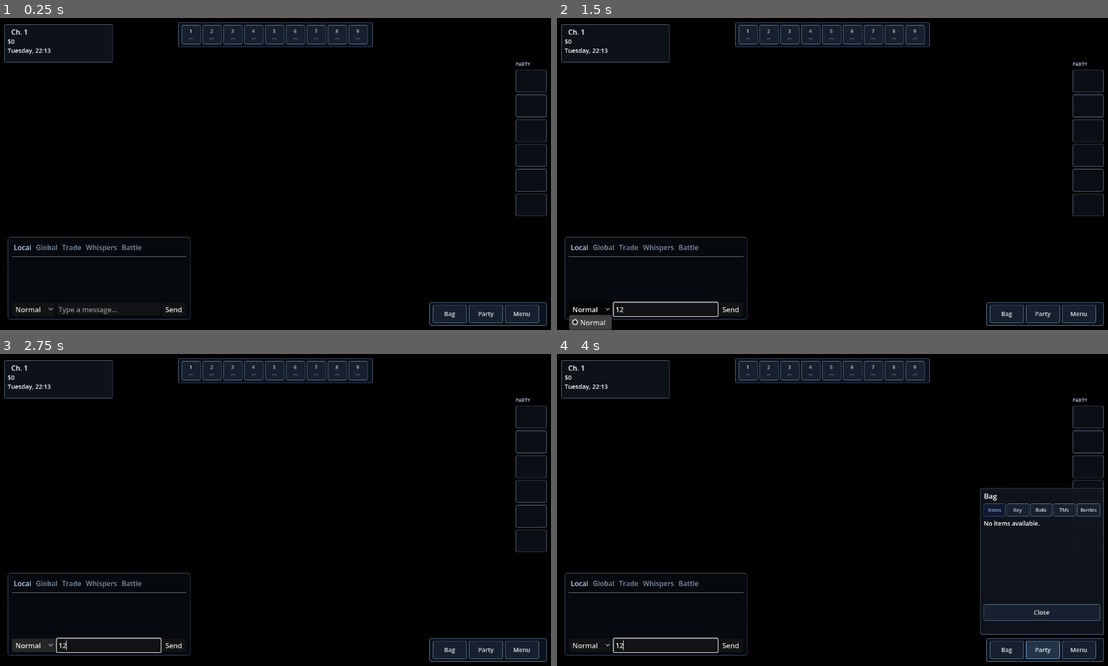
Above: before the commit, frames 1-4 (two rows, left to right).
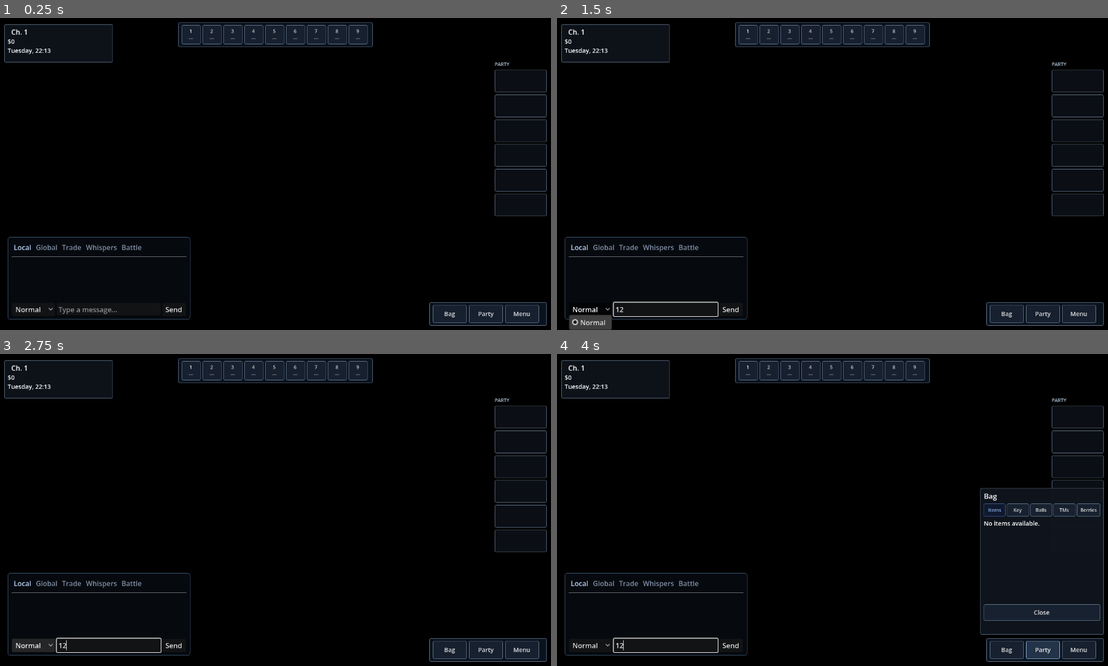
Above: after the commit, the same moments.

Repository: MorenoLand/Moreno.MonWorld-Client
Game: Godot game, scene res://scenes/world.tscn
Two runs of this game, one before a commit and one after it. Both use one fixed random seed, a clock stepped at 60 frames per second and the inputs below. This scene is started directly instead of the project's main scene.
Inputs (mouse positions are in pixels of both pictures, inside the frame that each line leads up to):
- Up to frame 1 (0.25 s): no input
- Up to frame 2 (1.5 s): click (667, 308) at 0.52 s; type "12" at 0.6 s; click "Normal" at 1.25 s
- Up to frame 3 (2.75 s): click "Normal" at 2 s
- Up to frame 4 (4 s): click "Bag" at 2.75 s; click "Party" at 3.5 s

The runs differ from the first frame. In frame 1, 0.3% of the frame differs, in the area x 89-97%, y 14-64%; in frame 2, 0.3%; in frame 3, 0.3%; in frame 4, 0.2%.

Commit message:
Restore battle names and party labels

Diff:
--- a/scripts/battle/battle.gd
+++ b/scripts/battle/battle.gd
@@ -235,7 +235,7 @@
 	name_label.text = _battle_mon_name(mon, name_label == opponent_name_label)
 
 func _update_sprite(sprite: TextureRect, mon: Dictionary, back: bool) -> void:
-	var species_id: int = int(mon.get("species", mon.get("dex_id", 0)))
+	var species_id: int = int(mon.get("species", mon.get("species_id", mon.get("dex_id", 0))))
 	sprite.texture = null
 	if GameState.content == null or species_id <= 0:
 		return
@@ -276,10 +276,13 @@
 		container.add_child(line)
 
 func _battle_mon_name(mon: Dictionary, opponent: bool) -> String:
-	var resolved_name: String = str(mon.get("nickname", mon.get("name", ""))).strip_edges()
+	var nickname_value: Variant = mon.get("nickname", "")
+	var resolved_name: String = str(nickname_value).strip_edges() if nickname_value != null else ""
+	if resolved_name.is_empty():
+		resolved_name = str(mon.get("name", "")).strip_edges()
 	if not resolved_name.is_empty():
 		return resolved_name
-	var resolved_species: int = int(mon.get("species", mon.get("dex_id", 0)))
+	var resolved_species: int = int(mon.get("species", mon.get("species_id", mon.get("dex_id", 0))))
 	if resolved_species > 0 and GameState.content != null:
 		return GameState.content.battle_pokemon_name(resolved_species)
 	if resolved_species > 0:
--- a/scripts/content/content.gd
+++ b/scripts/content/content.gd
@@ -361,6 +361,8 @@
 	if battle_name_cache.has(cache_key):
 		return str(battle_name_cache[cache_key])
 	var tables: Dictionary = _battle_rom_tables()
+	if bool(tables.get("pending", false)):
+		return "POKEMON #%d" % species_id
 	var name: String = _battle_fixed_name(int(tables.get("species_name_table", -1)), _battle_internal_species_id(species_id), 11, "POKEMON #%d" % species_id)
 	battle_name_cache[cache_key] = name
 	return name
@@ -372,6 +374,8 @@
 	if battle_move_name_cache.has(cache_key):
 		return str(battle_move_name_cache[cache_key])
 	var tables: Dictionary = _battle_rom_tables()
+	if bool(tables.get("pending", false)):
+		return "MOVE %d" % move_id
 	var name: String = _battle_fixed_name(int(tables.get("move_name_table", -1)), move_id, 13, "MOVE %d" % move_id)
 	battle_move_name_cache[cache_key] = name
 	return name
@@ -459,7 +463,8 @@
 func _battle_rom_tables() -> Dictionary:
 	if battle_tables_scanned:
 		return battle_table_cache
-	battle_tables_scanned = true
+	if rom_data.is_empty():
+		return {"pending": true}
 	var names: Array = []
 	match str(source_profile.get("id", "")).to_lower():
 		"pokemon-fire-red": names = ["pokemon firered version", "pokemon fire red version", "pokemon fire version"]
@@ -468,7 +473,11 @@
 		"pokemon-ruby": names = ["pokemon ruby version"]
 		"pokemon-sapphire": names = ["pokemon sapphire version"]
 		_:
-			names = ["pokemon emerald version", "pokemon firered version", "pokemon leafgreen version", "pokemon red version", "pokemon green version", "pokemon ruby version", "pokemon sapphire version"]
+			names = []
+	var generic_names: Array = ["pokemon emerald version", "pokemon firered version", "pokemon leafgreen version", "pokemon red version", "pokemon green version", "pokemon ruby version", "pokemon sapphire version", "pokemon fire version", "pokemon leaf version"]
+	for generic_name in generic_names:
+		if not names.has(generic_name):
+			names.append(generic_name)
 	var name_offset: int = -1
 	for game_name in names:
 		name_offset = _find_rom_ascii(str(game_name))
@@ -476,10 +485,14 @@
 			break
 	if name_offset < 8:
 		battle_table_cache = {"available": false}
-		return {}
+		battle_tables_scanned = true
+		return battle_table_cache
 	var header_offset: int = name_offset - 8
 	var tables: Dictionary = {"header_offset": header_offset, "front_sprite_table": _read_rom_pointer(header_offset + 40), …(294 unchanged characters)…
 	battle_table_cache = tables
+	battle_tables_scanned = true
+	battle_name_cache.clear()
+	battle_move_name_cache.clear()
 	return battle_table_cache
 
 func _find_rom_ascii(value: String) -> int:
--- a/scripts/content/map_play_canvas.gd
+++ b/scripts/content/map_play_canvas.gd
@@ -165,7 +165,7 @@
 	var member_value: Variant = (party_value as Array)[following_party_index]
 	if not member_value is Dictionary:
 		return
-	var species_id: int = int((member_value as Dictionary).get("dex_id", (member_value as Dictionary).get("species", 0)))
+	var species_id: int = int((member_value as Dictionary).get("dex_id", (member_value as Dictionary).get("species_id", (member_value as Dictionary).get("species", 0))))
 	if species_id <= 0:
 		follower_texture = null
 		follower_species_id = 0
--- a/scripts/world/hud.gd
+++ b/scripts/world/hud.gd
@@ -66,10 +66,10 @@
 	info_box.add_child(time_label)
 	party_box = VBoxContainer.new()
 	party_box.set_anchors_preset(Control.PRESET_TOP_RIGHT)
-	party_box.offset_left = -88.0
+	party_box.offset_left = -136.0
 	party_box.offset_top = 100.0
 	party_box.offset_right = -16.0
-	party_box.custom_minimum_size = Vector2(72.0, 0.0)
+	party_box.custom_minimum_size = Vector2(120.0, 0.0)
 	party_box.add_theme_constant_override("separation", 5)
 	party_box.mouse_filter = Control.MOUSE_FILTER_PASS
 	add_child(party_box)
@@ -80,7 +80,7 @@
 	party_box.add_child(party_title)
 	for index in range(PARTY_COUNT):
 		var slot: PanelContainer = PanelContainer.new()
-		slot.custom_minimum_size = Vector2(72.0, 52.0)
+		slot.custom_minimum_size = Vector2(120.0, 52.0)
 		slot.mouse_filter = Control.MOUSE_FILTER_STOP
 		slot.add_theme_stylebox_override("panel", _panel_style(Color("10151eb8"), Color("5f7185")))
 		var label: Label = Label.new()
@@ -391,7 +391,7 @@
 	if mouse_event.button_index != MOUSE_BUTTON_RIGHT or not mouse_event.pressed:
 		return
 	var member: Variant = current_party[party_index] if party_index >= 0 and party_index < current_party.size() else {}
-	if not member is Dictionary or int((member as Dictionary).get("dex_id", (member as Dictionary).get("species", 0))) <= 0:
+	if not member is Dictionary or int((member as Dictionary).get("dex_id", (member as Dictionary).get("species_id", (member as Dictionary).get("species", 0)))) <= 0:
 		return
 	party_context_index = party_index
 	party_context_menu.position = Vector2i(get_global_mouse_position())
@@ -418,10 +418,11 @@
 	return "-" + formatted if negative else formatted
 
 func _party_slot_text(member: Dictionary) -> String:
-	var dex_id: int = int(member.get("dex_id", member.get("species", 0)))
+	var dex_id: int = int(member.get("dex_id", member.get("species_id", member.get("species", 0))))
 	if dex_id <= 0:
 		return ""
-	var nickname: String = str(member.get("nickname", "")).strip_edges()
+	var nickname_value: Variant = member.get("nickname", "")
+	var nickname: String = str(nickname_value).strip_edges() if nickname_value != null else ""
 	if nickname.is_empty():
 		nickname = current_content.battle_pokemon_name(dex_id) if current_content != null else "#%03d" % dex_id
-	return "%s\nLv %d" % [nickname.left(7), int(member.get("level", 0))]
+	return "%s\nLv %d" % [nickname.left(12), int(member.get("level", 0))]
